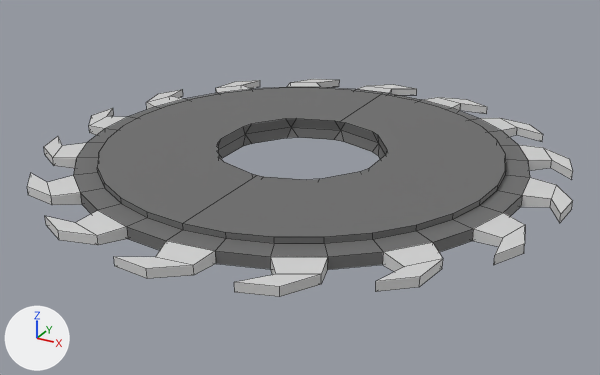
One commit to the FBX model Assets/Models/c_saw.fbx: the scene before it, then after it.
One viewpoint serves both versions: a 50 mm camera at (1.68, -3.08, 1.43) aimed at (0.02, -0.05, -0.08). The lights are fixed; the arrows at lower left show +X, +Y and +Z. Mesh edges are drawn as thin lines. Where no turn or scale is listed for an object, it has been applied to the vertices.

The older version as bpy lines, for what is in view:
```python
me_circle = bpy.data.meshes.new('Circle')
me_circle.from_pydata(...)  # 244 vertices, 203 faces; spans x -1.0..1.0, y -1.0..1.0, z -0.1..0.1
me_circle.materials.append(mat_sawbody)  # grey #7a7a7a
me_circle_002 = bpy.data.meshes.new('Circle.002')
me_circle_002.from_pydata(...)  # 192 vertices, 144 faces; spans x -1.19..1.19, y -1.19..1.19, z -0.03..0.03
me_circle_002.materials.append(mat_teeth)  # light grey #d4d4d4
ob_sawbody = bpy.data.objects.new('SawBody', me_circle)
ob_sawbody.location = (0.0, 0.0, 0.05)
ob_sawbody.scale = (1.0, 1.0, 0.5)
ob_teeth = bpy.data.objects.new('Teeth', me_circle_002)
ob_teeth.location = (0.0, 0.0, 0.05)
```
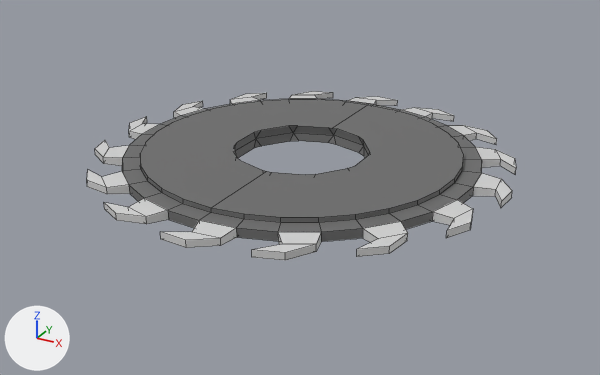
Location of each change, (x1, y1, x2, y2) in pixels of the pictures (600 x 375 px):
'SawBody', reshaped, rescaled (6% narrower, 8% shorter): before (73, 87, 530, 270); after (87, 91, 516, 260)
'Teeth', deleted: before (27, 79, 573, 297)
part 1 of me_circle, added: after (87, 91, 516, 260)

Patch to the scene script:
```diff
--- a/Assets/Models/c_saw.fbx.py
+++ b/Assets/Models/c_saw.fbx.py
@@ me_circle @@
 # used by ob_sawbody; location = (0.0, 0.0, 0.05); scale = (1.0, 1.0, 0.5)
-me_circle.from_pydata(...)  # 244 vertices, 203 faces; spans x -1.0..1.0, y -1.0..1.0, z -0.1..0.1
+me_circle.from_pydata(...)  # 434 vertices, 347 faces; spans x -1.19..1.19, y -1.19..1.19, z -0.1..0.1
+# me_circle part 1
+# 95 vertices are added at x -1.19..1.19, y -1.19..1.19, z -0.05..-0.04
+# 64 new vertices lie (0.0, 0.0, 0.08) away from vertices in x -1.19..1.19, y -1.19..1.19, z -0.04
+# 31 new vertices lie (0.0, 0.0, 0.1) away from vertices in x -1.0..1.0, y -1.0..1.0, z -0.05
+# 144 new faces join them, mat_teeth (light grey #d4d4d4)
 me_circle.materials.append(mat_sawbody)
+me_circle.materials.append(mat_teeth)  # light grey #d4d4d4
@@ ob_teeth @@
-ob_teeth = bpy.data.objects.new('Teeth', me_circle_002)
-ob_teeth.location = (0.0, 0.0, 0.05)
@@ ob_sawbody @@
 ob_sawbody.location = (0.0, 0.0, 0.05)
-ob_sawbody.scale = (1.0, 1.0, 0.5)
+ob_sawbody.scale = (0.8, 0.8, 0.4)
```
